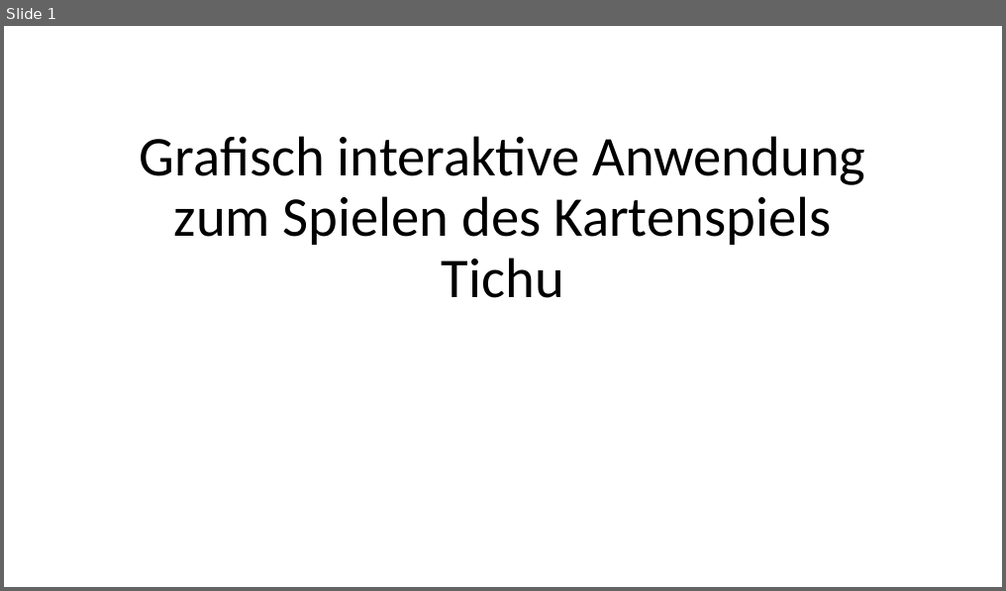
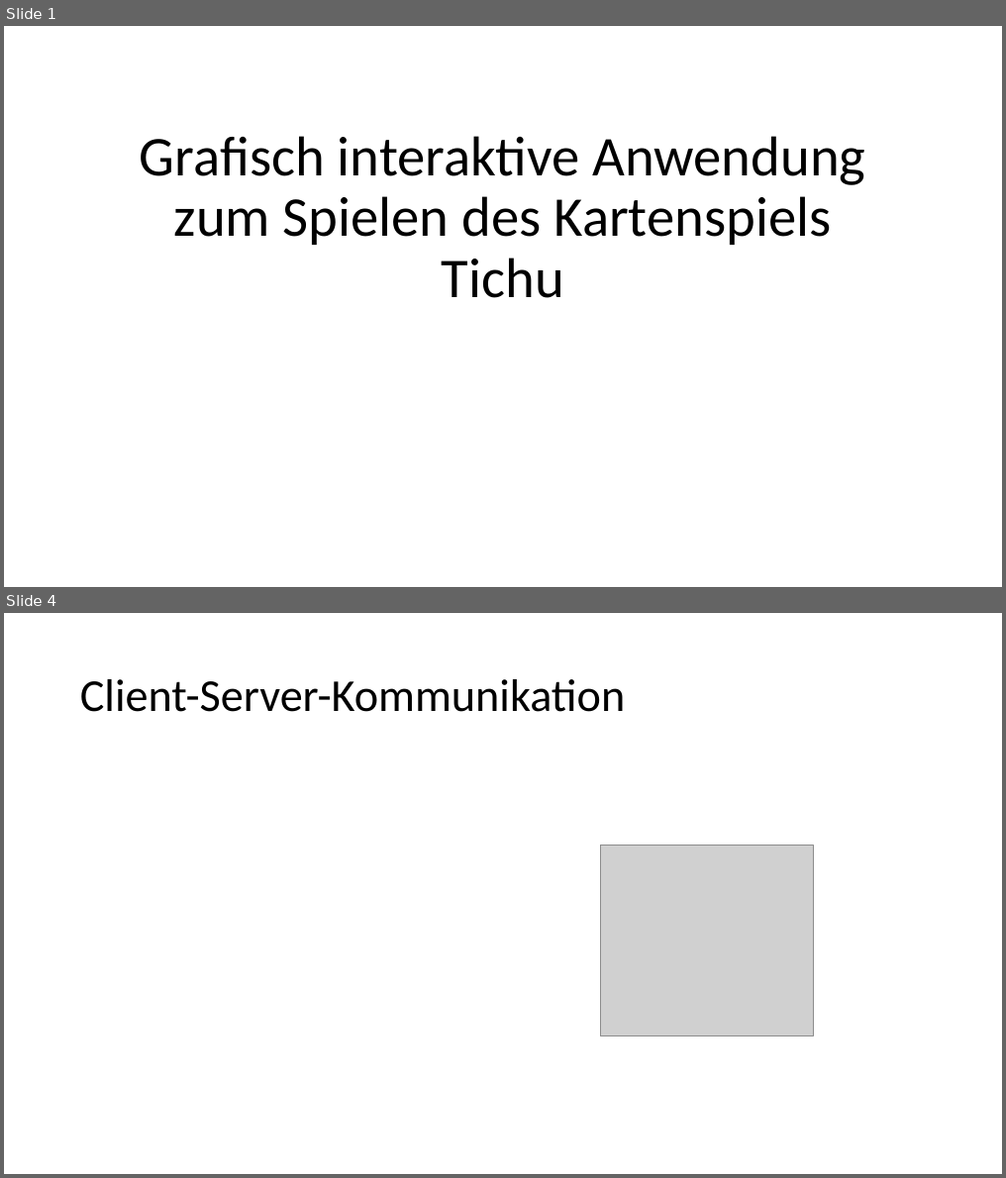
Before and after one commit to NickDenzler/MA_Praesentation, a slide deck: MA Präsentation.pptx. Shown one above the other, each under a label of ours: slide 1 before the commit, slides 1 and 4 after it; the slides between them are not shown. The pictures are 1006x591 and 1006x1178 pixels, drawn with LibreOffice and Linux fonts; fonts in the diff are those of the drawing; grey boxes stand for pictures. Boxes give left, top, right and bottom in pixels: in the first picture for what was removed or moved away, otherwise in the second. Text is boxed around its words. In the diff, an @@ line names an element or a change of style, - is before the commit and + after.

```diff
--- a/MA Präsentation.pptx
+++ b/MA Präsentation.pptx
@@ slide 4 added at (x1=4, y1=613, x2=1002, y2=1174), background #FFFFFF @@
@@ title added at (x1=80, y1=679, x2=625, y2=712), 44 pt, text #000000 @@
+Client-Server-Kommunikation
@@ picture added at (x1=601, y1=845, x2=813, y2=1037) @@
```
Also in this commit, not shown: 1 slide changed, 4 other slides added.
